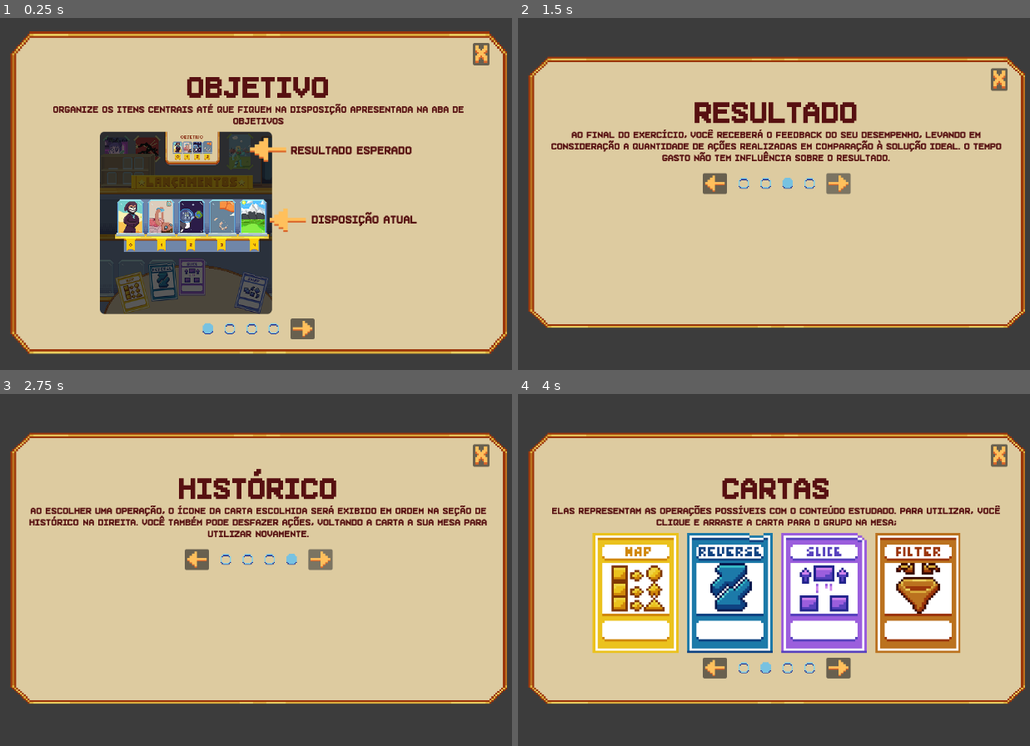
Above: before the commit, frames 1-4 (two rows, left to right).
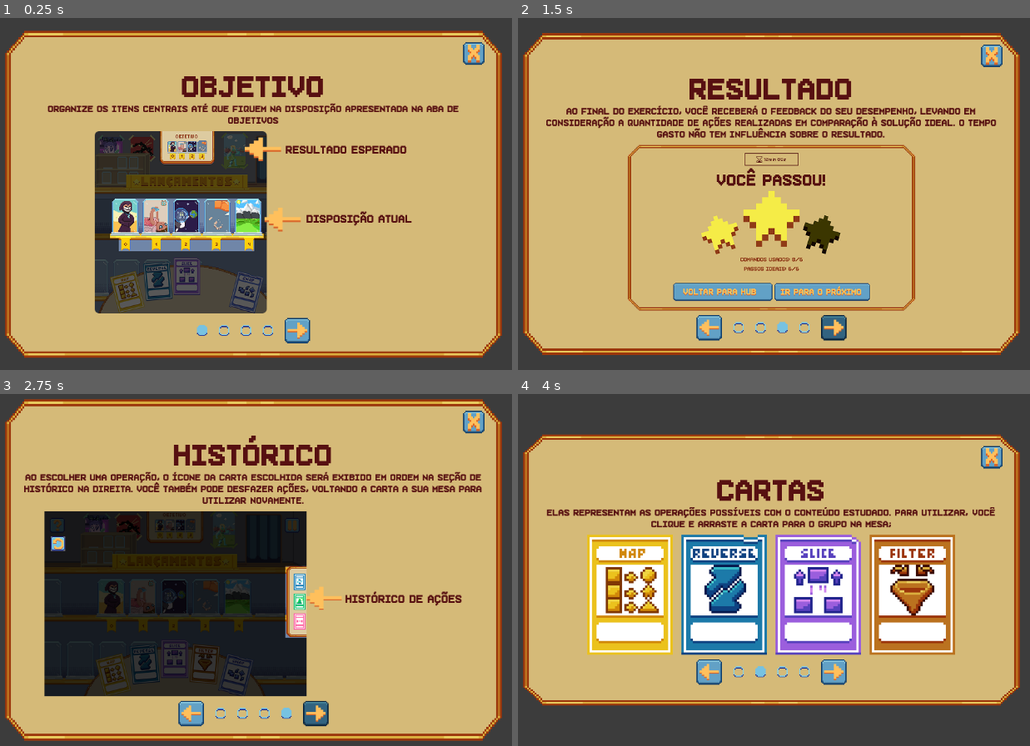
Above: after the commit, the same moments.

Repository: ingrydf12/datadeck
Game: Godot game, scene res://screens/tutorial/TutorialCarrossel.tscn
The game is run twice, just before and just after one commit, with the same random seed, the same clock (stepped at 60 frames per second) and the same inputs. This scene is started directly instead of the project's main scene.
Inputs (mouse positions are in pixels of both pictures, inside the frame that each line leads up to; where the layout moved, square brackets give the same spot in the first picture):
- Up to frame 1 (0.25 s): no input
- Up to frame 2 (1.5 s): click (814, 331) [820, 327] at 0.5 s; click (835, 296) [840, 292] at 1.25 s
- Up to frame 3 (2.75 s): click (317, 703) [322, 559] at 2 s
- Up to frame 4 (4 s): click (707, 714) [712, 559] at 2.75 s; tap Enter at 3.5 s; move the mouse to (917, 552) at 3.52 s; click (917, 552) at 3.67 s

The runs differ from the first frame. In frame 1, 78% of the frame differs, in the area x 0-100%, y 3-97%; in frame 2, 88%; in frame 3, 94%, in the area x 0-100%, y 1-99%; in frame 4, 65%.

Commit message:
updating container btns (tutorial)

Diff:
--- a/screens/tutorial/TutorialCarrossel.tscn
+++ b/screens/tutorial/TutorialCarrossel.tscn
@@ -2,14 +2,18 @@
 
 [ext_resource type="Script" uid="uid://ce02ldwc0o3ss" path="res://screens/tutorial/TutorialManager.gd" id="1_jm8cr"]
 [ext_resource type="Script" uid="uid://buxybmdyhnpq" path="res://screens/tutorial/TutorialStepResource.gd" id="2_dm4x3"]
-[ext_resource type="Texture2D" uid="uid://4tvlm37bbgyd" path="res://screens/tutorial/assets/teste-container.png" id="2_h2fgs"]
 [ext_resource type="Texture2D" uid="uid://bhgyoyhgbyhe" path="res://screens/tutorial/assets/image-0.png" id="3_dqekb"]
 [ext_resource type="Texture2D" uid="uid://dqwl8mfkuxlo0" path="res://screens/tutorial/assets/X.png" id="3_rhxyq"]
 [ext_resource type="Texture2D" uid="uid://ce0tm44h45ydl" path="res://screens/tutorial/assets/image-1.png" id="4_d3t24"]
 [ext_resource type="FontFile" uid="uid://dsdm1dih5di33" path="res://styles/fonts/superstar_memesbruh03.ttf" id="4_pk0pr"]
 [ext_resource type="Texture2D" uid="uid://crmtj2fhvo0pv" path="res://screens/tutorial/assets/seta2.png" id="5_dm4x3"]
 [ext_resource type="PackedScene" uid="uid://btxpqa6qkegvm" path="res://screens/tutorial/TutorialIndicator.tscn" id="5_dqekb"]
+[ext_resource type="Texture2D" uid="uid://c2377vbfe1f0i" path="res://screens/tutorial/assets/resultado_img.png" id="5_dw2uv"]
 [ext_resource type="Texture2D" uid="uid://cnp3phpyfd3qi" path="res://screens/tutorial/assets/seta.png" id="6_dqekb"]
+[ext_resource type="Texture2D" uid="uid://dc4qvq1lcwk65" path="res://screens/tutorial/assets/historico_img.png" id="6_h3dof"]
+[ext_resource type="Texture2D" uid="uid://dawa2jw2ppatf" path="res://screens/tutorial/assets/container_tutorial.PNG" id="8_dw2uv"]
+[ext_resource type="Texture2D" uid="uid://ctwqda0l7ydmq" path="res://assets/botao_ctn_h_UI.png" id="8_epva1"]
+[ext_resource type="Texture2D" uid="uid://d2rdbdlxgb507" path="res://assets/botao_ctn_UI.png" id="9_d3t24"]
 
 [sub_resource type="Resource" id="Resource_epva1"]
 script = ExtResource("2_dm4x3")
@@ -29,16 +33,60 @@
 script = ExtResource("2_dm4x3")
 title = "RESULTADO"
 description = "Ao final do exercício, você receberá o feedback do seu desempenho, levando em consideração a quantidade de ações realizadas em comparação à solução ideal. O tempo gasto não tem influência sobre o resultado."
+image = ExtResource("5_dw2uv")
 metadata/_custom_type_script = "uid://buxybmdyhnpq"
 
 [sub_resource type="Resource" id="Resource_dqekb"]
 script = ExtResource("2_dm4x3")
 title = "HISTÓRICO"
 description = "ao escolher uma operação, o ícone da carta escolhida será exibido em ordem na seção de histórico na direita. Você também pode desfazer ações, voltando a carta a sua mesa para utilizar novamente."
+image = ExtResource("6_h3dof")
 metadata/_custom_type_script = "uid://buxybmdyhnpq"
 
 [sub_resource type="StyleBoxTexture" id="StyleBoxTexture_d3t24"]
-texture = ExtResource("2_h2fgs")
+texture = ExtResource("8_dw2uv")
+
+[sub_resource type="StyleBoxTexture" id="StyleBoxTexture_dw2uv"]
+content_margin_left = 8.0
+content_margin_top = 4.0
+content_margin_right = 8.0
+content_margin_bottom = 4.0
+texture = ExtResource("9_d3t24")
+
+[sub_resource type="StyleBoxTexture" id="StyleBoxTexture_h3dof"]
+texture = ExtResource("8_epva1")
+
+[sub_resource type="StyleBoxTexture" id="StyleBoxTexture_466xk"]
+texture = ExtResource("8_epva1")
+
+[sub_resource type="StyleBoxTexture" id="StyleBoxTexture_epva1"]
+content_margin_left = 5.0
+content_margin_top = 8.0
+content_margin_right = 5.0
+content_margin_bottom = 8.0
+texture = ExtResource("9_d3t24")
+
+[sub_resource type="StyleBoxTexture" id="StyleBoxTexture_d7xdn"]
+texture = ExtResource("8_epva1")
+
+[sub_resource type="StyleBoxTexture" id="StyleBoxTexture_yxn88"]
+texture = ExtResource("8_epva1")
+
+[sub_resource type="StyleBoxTexture" id="StyleBoxTexture_0ug28"]
+texture = ExtResource("8_epva1")
+
+[sub_resource type="StyleBoxTexture" id="StyleBoxTexture_mpqly"]
+content_margin_left = 5.0
+content_margin_top = 8.0
+content_margin_right = 5.0
+content_margin_bottom = 8.0
+texture = ExtResource("9_d3t24")
+
+[sub_resource type="StyleBoxTexture" id="StyleBoxTexture_0hjcw"]
+texture = ExtResource("8_epva1")
+
+[sub_resource type="StyleBoxTexture" id="StyleBoxTexture_y2mk4"]
+texture = ExtResource("8_epva1")
 
 [node name="TutorialCarrossel" type="CanvasLayer" unique_id=1278216754]
 script = ExtResource("1_jm8cr")
@@ -62,6 +110,8 @@
 anchor_bottom = 1.0
 grow_horizontal = 2
 grow_vertical = 2
+size_flags_horizontal = 3
+size_flags_vertical = 3
 
 [node name="TutorialContent" type="PanelContainer" parent="TutorialControl" unique_id=1990468577]
 custom_minimum_size = Vector2(860, 470)
@@ -71,10 +121,10 @@
 anchor_top = 0.5
 anchor_right = 0.5
 anchor_bottom = 0.5
-offset_left = -421.0
-offset_top = -238.0
-offset_right = 439.0
-offset_bottom = 232.0
+offset_left = -430.0
+offset_top = -235.0
+offset_right = 430.0
+offset_bottom = 235.0
 grow_horizontal = 2
 grow_vertical = 2
 theme_override_styles/panel = SubResource("StyleBoxTexture_d3t24")
@@ -82,6 +132,8 @@
 [node name="MarginCtn" type="MarginContainer" parent="TutorialControl/TutorialContent" unique_id=594506259]
 custom_minimum_size = Vector2(860, 470)
 layout_mode = 2
+size_flags_horizontal = 13
+size_flags_vertical = 13
 theme_override_constants/margin_left = 30
 theme_override_constants/margin_top = 20
 theme_override_constants/margin_right = 30
@@ -100,7 +152,11 @@
 
 [node name="CloseTutorial" type="Button" parent="TutorialControl/TutorialContent/MarginCtn/VBoxContainer/Topbar" unique_id=1988240903]
 layout_mode = 2
+theme_override_styles/normal = SubResource("StyleBoxTexture_dw2uv")
+theme_override_styles/pressed = SubResource("StyleBoxTexture_h3dof")
+theme_override_styles/hover = SubResource("StyleBoxTexture_466xk")
 icon = ExtResource("3_rhxyq")
+icon_alignment = 1
 
 [node name="VBoxContainer2" type="VBoxContainer" parent="TutorialControl/TutorialContent/MarginCtn/VBoxContainer" unique_id=1539847484]
 layout_mode = 2
@@ -126,6 +182,8 @@
 
 [node name="ImageRelated" type="TextureRect" parent="TutorialControl/TutorialContent/MarginCtn/VBoxContainer" unique_id=1884819138]
 layout_mode = 2
+size_flags_horizontal = 4
+size_flags_vertical = 4
 stretch_mode = 5
 
 [node name="Navigation" type="HBoxContainer" parent="TutorialControl/TutorialContent/MarginCtn/VBoxContainer" unique_id=1901799147]
@@ -135,7 +193,12 @@
 
 [node name="BackBtn" type="Button" parent="TutorialControl/TutorialContent/MarginCtn/VBoxContainer/Navigation" unique_id=1460326717]
 layout_mode = 2
+theme_override_styles/normal = SubResource("StyleBoxTexture_epva1")
+theme_override_styles/pressed = SubResource("StyleBoxTexture_d7xdn")
+theme_override_styles/hover = SubResource("StyleBoxTexture_yxn88")
+theme_override_styles/hover_pressed = SubResource("StyleBoxTexture_0ug28")
 icon = ExtResource("5_dm4x3")
+icon_alignment = 1
 
 [node name="IndicadoresCtn" type="HBoxContainer" parent="TutorialControl/TutorialContent/MarginCtn/VBoxContainer/Navigation" unique_id=1277631954]
 layout_mode = 2
@@ -144,4 +207,8 @@
 
 [node name="NextBtn" type="Button" parent="TutorialControl/TutorialContent/MarginCtn/VBoxContainer/Navigation" unique_id=295090298]
 layout_mode = 2
+theme_override_styles/normal = SubResource("StyleBoxTexture_mpqly")
+theme_override_styles/pressed = SubResource("StyleBoxTexture_0hjcw")
+theme_override_styles/hover = SubResource("StyleBoxTexture_y2mk4")
 icon = ExtResource("6_dqekb")
+icon_alignment = 1
Binary file added: assets/botao_ctn_UI.png
Not shown, added: assets/botao_ctn_UI.png.import
Binary file added: assets/botao_ctn_h_UI.png
Not shown, added: assets/botao_ctn_h_UI.png.import
Binary file added: screens/tutorial/assets/container_tutorial.PNG
Not shown, added: screens/tutorial/assets/container_tutorial.PNG.import
Binary file added: screens/tutorial/assets/historico_img.png
Not shown, changed: screens/tutorial/assets/historico_img.png.import
Binary file added: screens/tutorial/assets/resultado_img.png
Not shown, added: screens/tutorial/assets/resultado_img.png.import
Binary file removed: screens/tutorial/assets/teste-container.png
